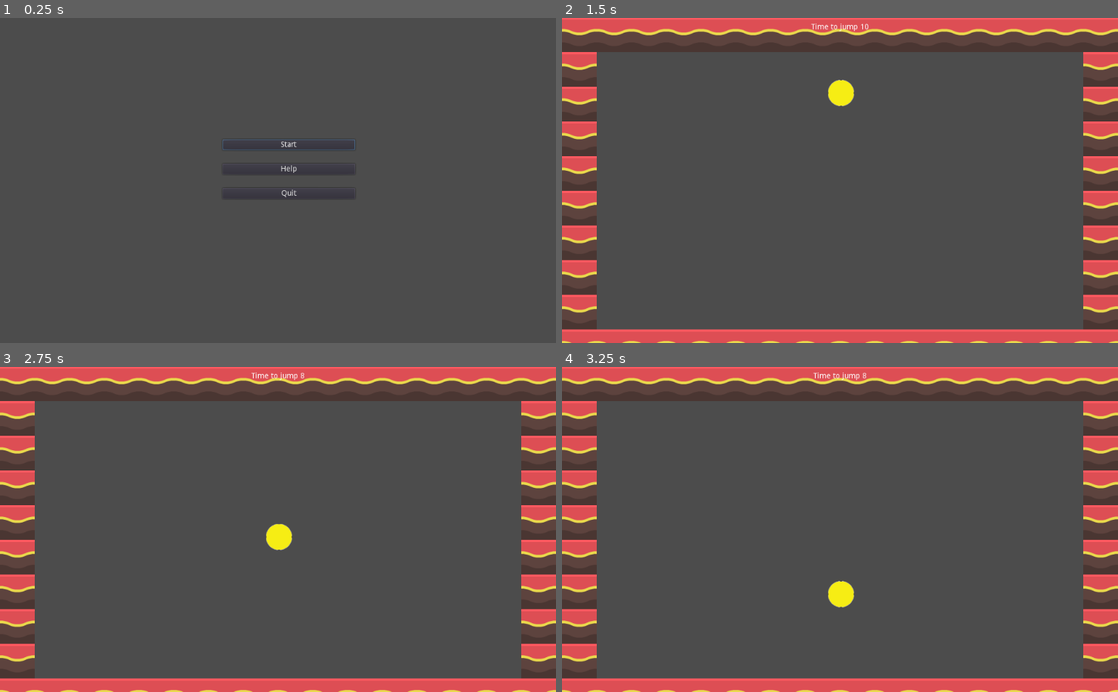
Above: before the commit, frames 1-4 (two rows, left to right).
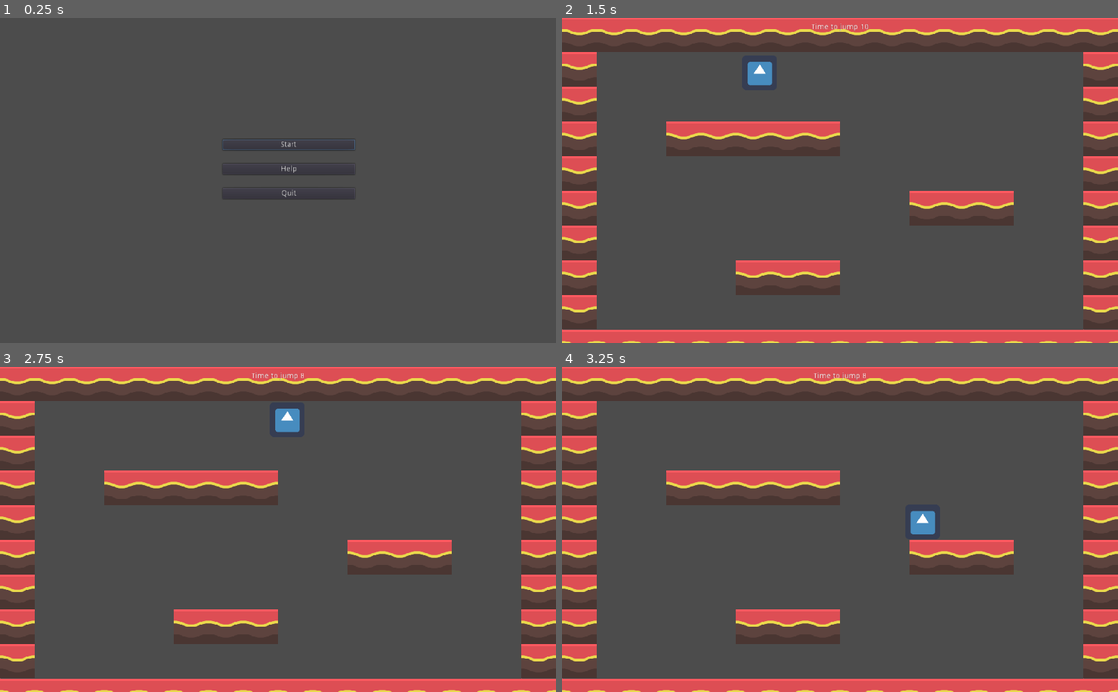
Above: after the commit, the same moments.

Repository: DanCorder/LudumDare51
Game: Godot game, scene res://Menu.tscn
Same seed, same stepped clock (60 frames per second), same inputs: the game is played once before the commit and once after it. The engine's default icon, where the game draws it, is replaced by a stand-in: a white triangle on a blue panel in a dark square.
Inputs:
- Up to frame 1 (0.25 s): no input
- Up to frame 2 (1.5 s): click "Start" at 0.5 s; hold D (move_right, bound only after the commit) from 1.28 s (still down); hold Space (jump, bound only after the commit) from 1.28 s (still down)
- Up to frame 3 (2.75 s): release D (move_right, bound only after the commit) at 2.03 s; release Space (jump, bound only after the commit) at 2.03 s; hold S (move_down, bound only after the commit) from 2.03 s (still down); tap Space (jump, bound only after the commit) at 2.1, 2.27, 2.57 s
- Up to frame 4 (3.25 s): release S (move_down, bound only after the commit) at 2.78 s; hold D (move_right, bound only after the commit) from 2.78 s (still down); hold Space (jump, bound only after the commit) from 2.78 s (still down)

The runs differ from the first frame. In frame 1, less than 0.1% of the frame differs, in the area x 43-61%, y 38-55%; in frame 2, 6.6%, in the area x 0-100%, y 1-100%; in frame 3, 6.5%; in frame 4, 6.5%.

Commit message:
Character Controller

Diff:
--- /dev/null
+++ b/CharacterController.gd
@@ -0,0 +1,125 @@
+extends Sprite
+
+const GRAVITY = 1000;
+const FALLING_MUTIPLIER = 1.25;
+const FAST_FALL_MULTIPLIER = 2; # Not holding jump
+const HYPER_FALL_MULTIPLIER = 1.25; # Holding down
+const SHORT_HOP_MULTIPLIER = 0.7;
+const MAX_FALL_SPEED = 1500.0;
+
+const JUMP_HEIGHT = 200.0;
+const JUMP_VELOCITY = -sqrt(2.0 * GRAVITY * JUMP_HEIGHT);
+const RUN_ACCELERATION = 20000
+const WALK_SPEED = 300.0;
+const JUMP_BUFFER_DURATION = 0.1;
+const COYOTE_BUFFER_DURATION = 0.05;
+
+var velocity = Vector2.ZERO;
+
+var jump_buffered = false;
+var jump_buffered_timer = 0.0;
+var coyote_timer = 0.0;
+
+var tile_shape;
+var collidable_container;
+
+func _ready():
+	collidable_container = get_parent().get_node("level1");
+	tile_shape = collidable_container.shape_owner_get_shape(0, 0);
+
+func is_colliding_with_collidable():
+	for tilemap in collidable_container.get_children():
+		for tile_pos in tilemap.get_used_cells():
+			if get_child(0).shape.collide(transform, tile_shape, Transform2D(0.0, tile_pos * tilemap.cell_size)):
+				return true;
+
+	return false;
+
+func is_grounded():
+	for tilemap in collidable_container.get_children():
+		for tile_pos in tilemap.get_used_cells():
+			if get_child(0).shape.collide_with_motion(transform, Vector2.DOWN, tile_shape, Transform2D(0.0, tile_pos * tilemap.cell_size), Vector2.ZERO):
+				coyote_timer = COYOTE_BUFFER_DURATION;
+				return true
+
+	if coyote_timer > 0.0:
+		return true;
+
+	return false
+
+func _process(delta):
+	# Set velocity
+	var direction = sign(Input.get_action_strength("move_right") - Input.get_action_strength("move_left"))
+	var jump_pressed = Input.is_action_just_pressed("jump")
+	var jump_released = Input.is_action_just_released("jump")
+	var grounded = is_grounded();
+
+	coyote_timer = max(coyote_timer - delta, 0.0);
+	jump_buffered_timer = max(jump_buffered_timer - delta, 0.0);
+	if jump_pressed || jump_buffered:
+		if grounded && (jump_pressed || jump_buffered_timer > 0.0):
+			velocity.y = JUMP_VELOCITY;
+
+			jump_buffered = false;
+			jump_buffered_timer = 0.0;
+			coyote_timer = 0.0;
+		elif !jump_buffered:
+			jump_buffered = true;
+			jump_buffered_timer = JUMP_BUFFER_DURATION;
+	elif jump_released:
+		velocity.y *= SHORT_HOP_MULTIPLIER;
+
+	if direction == 0:
+		velocity.x = move_toward(velocity.x, WALK_SPEED * direction, RUN_ACCELERATION* 4 * delta)
+	else:
+		velocity.x = move_toward(velocity.x, WALK_SPEED * direction, RUN_ACCELERATION * delta)
+	if !grounded:
+		handle_falling(!Input.is_action_pressed("jump"), Input.is_action_pressed("move_down"), delta);
+
+
+	# Move player
+	update();
+	move_integer_x(velocity.x * delta);
+	move_integer_y(velocity.y * delta);
+
+func handle_falling(fast_fall, hyper_fall, delta):
+	var applied_gravity = GRAVITY;
+	if velocity.y > 0:
+		applied_gravity *= FALLING_MUTIPLIER;
+	if fast_fall:
+		applied_gravity *= FAST_FALL_MULTIPLIER;
+	if hyper_fall:
+		applied_gravity *= HYPER_FALL_MULTIPLIER;
+
+	velocity.y = move_toward(velocity.y, MAX_FALL_SPEED, applied_gravity * delta);
+
+var remainder = Vector2.ZERO;
+func move_integer_x(delta_x):
+	remainder.x += delta_x;
+	var move = round(remainder.x);
+	remainder.x -= move;
+
+	var step = sign(move);
+	while(move != 0):
+		global_position.x += step;
+		move -= step;
+
+		if is_colliding_with_collidable():
+			global_position.x -= step;
+			velocity.x = 0
+			break;
+
+func move_integer_y(delta_y):
+	remainder.y += delta_y;
+	var move = round(remainder.y);
+	remainder.y -= move;
+
+	var step = sign(move);
+	while(move != 0):
+		global_position.y += step;
+		move -= step;
+
+		if is_colliding_with_collidable():
+			global_position.y -= step;
+			velocity.y = 0
+			break;
--- a/ball.tscn
+++ /dev/null
@@ -1,16 +0,0 @@
-[gd_scene load_steps=3 format=2]
-
-[ext_resource path="res://circle.png" type="Texture" id=1]
-
-[sub_resource type="CircleShape2D" id=1]
-radius = 25.0
-
-[node name="RigidBody2D" type="RigidBody2D"]
-
-[node name="Sprite" type="Sprite" parent="."]
-position = Vector2( -0.124998, -0.25 )
-scale = Vector2( 0.753906, 0.757813 )
-texture = ExtResource( 1 )
-
-[node name="CollisionShape2D" type="CollisionShape2D" parent="."]
-shape = SubResource( 1 )
--- a/fullmap.gd
+++ b/fullmap.gd
@@ -23,10 +23,10 @@
 		if (happyLand):
 			$SadCamera.make_current()
 			happyLand = false
-			$Ball.global_position.y += mapOffset
+			$Player.global_position.y += mapOffset
 		else:
 			$HappyCamera.make_current()
 			happyLand = true
-			$Ball.global_position.y -= mapOffset
+			$Player.global_position.y -= mapOffset
 
 	emit_signal("timeUpdate", secondsBetweenSwitching - secondsOnCurrentLevel)
--- a/fullmap.tscn
+++ b/fullmap.tscn
@@ -1,9 +1,13 @@
-[gd_scene load_steps=5 format=2]
+[gd_scene load_steps=7 format=2]
 
 [ext_resource path="res://level1.tscn" type="PackedScene" id=1]
 [ext_resource path="res://gameUi.tscn" type="PackedScene" id=2]
-[ext_resource path="res://ball.tscn" type="PackedScene" id=3]
 [ext_resource path="res://fullmap.gd" type="Script" id=4]
+[ext_resource path="res://icon.png" type="Texture" id=5]
+[ext_resource path="res://CharacterController.gd" type="Script" id=6]
+
+[sub_resource type="RectangleShape2D" id=1]
+extents = Vector2( 32, 32 )
 
 [node name="Node2D" type="Node2D"]
 script = ExtResource( 4 )
@@ -19,13 +23,18 @@
 
 [node name="level1" parent="." instance=ExtResource( 1 )]
 
-[node name="Ball" parent="." instance=ExtResource( 3 )]
-position = Vector2( 514, 99 )
-
 [node name="CanvasLayer" type="CanvasLayer" parent="."]
 
 [node name="Gui" parent="CanvasLayer" instance=ExtResource( 2 )]
 
+[node name="Player" type="Sprite" parent="."]
+position = Vector2( 304, 135 )
+texture = ExtResource( 5 )
+script = ExtResource( 6 )
+
+[node name="CollisionShape2D" type="CollisionShape2D" parent="Player"]
+shape = SubResource( 1 )
+
 [connection signal="timeUpdate" from="." to="CanvasLayer/Gui" method="_on_Node2D_timeUpdate"]
 [connection signal="timeout" from="LevelSwitchTimer" to="." method="_on_LevelSwitchTimer_timeout"]
 [connection signal="timeout" from="LevelSwitchTimer" to="CanvasLayer/Gui" method="_on_LevelSwitchTimer_timeout"]
--- a/level1.tscn
+++ b/level1.tscn
@@ -294,14 +294,16 @@
 } ]
 0/z_index = 0
 
-[node name="level1" type="Node2D"]
+[node name="level1" type="Area2D"]
 
 [node name="Happy" type="TileMap" parent="."]
 tile_set = SubResource( 13 )
+collision_use_parent = true
 format = 1
-tile_data = PoolIntArray( 0, 2, 0, 1, 2, 0, 2, 2, 0, 3, 2, 0 …(148 unchanged characters)… , 2, 0, 131087, 2, 0, 196608, 2, 0, 196623, 2, 0, 262144, 2, 0, 262159, 2, 0, 327680, 2, 0, 327695, 2, 0, 393216, 2, 0, 393231, 2, 0, 458752, 2, 0, 458767, 2, 0, 524288, 2, 0, 5243 …(234 unchanged characters)…
+tile_data = PoolIntArray( 0, 2, 0, 1, 2, 0, 2, 2, 0, 3, 2, 0 …(148 unchanged characters)… , 2, 0, 131087, 2, 0, 196608, 2, 0, 196611, 2, 0, 196612, 2, 0, 196613, 2, 0, 196614, 2, 0, 196615, 2, 0, 196623, 2, 0, 262144, 2, 0, 262159, 2, 0, 327680, 2, 0, 327690, 2, 0, 327691, 2, 0, 327692, 2, 0, 327695, 2, 0, 393216, 2, 0, 393231, 2, 0, 458752, 2, 0, 458757, 2, 0, 458758, 2, 0, 458759, 2, 0, 458767, 2, 0, 524288, 2, 0, 5243 …(234 unchanged characters)…
 
 [node name="Sad" type="TileMap" parent="."]
 tile_set = SubResource( 14 )
+collision_use_parent = true
 format = 1
-tile_data = PoolIntArray( 720896, 0, 0, 720897, 0, 0, 720898 …(312 unchanged characters)… , 0, 1048591, 0, 0, 1114112, 0, 0, 1114127, 0, 0, 1179648, 0, 0, 1179663, 0, 0,  …(270 unchanged characters)…
+tile_data = PoolIntArray( 720896, 0, 0, 720897, 0, 0, 720898 …(312 unchanged characters)… , 0, 1048591, 0, 0, 1114112, 0, 0, 1114113, 0, 0, 1114114, 0, 0, 1114115, 0, 0, 1114116, 0, 0, 1114117, 0, 0, 1114127, 0, 0, 1179648, 0, 0, 1179663, 0, 0,  …(270 unchanged characters)…
--- a/project.godot
+++ b/project.godot
@@ -14,9 +14,37 @@
 run/main_scene="res://Menu.tscn"
 config/icon="res://icon.png"
 
+[display]
+
+window/stretch/mode="2d"
+window/stretch/aspect="keep"
+
 [gui]
 
 common/drop_mouse_on_gui_input_disabled=true
+
+[input]
+
+move_left={
+"deadzone": 0.5,
+"events": [ Object(InputEventKey,"resource_local_to_scene":false,"resource_name":"","device":0,"alt":false,"shift":false,"control":false,"meta":false,"command":false,"pressed":false,"scancode":0,"physical_scancode":65,"unicode":0,"echo":false,"script":null)
+ ]
+}
+move_right={
+"deadzone": 0.5,
+"events": [ Object(InputEventKey,"resource_local_to_scene":false,"resource_name":"","device":0,"alt":false,"shift":false,"control":false,"meta":false,"command":false,"pressed":false,"scancode":0,"physical_scancode":68,"unicode":0,"echo":false,"script":null)
+ ]
+}
+jump={
+"deadzone": 0.5,
+"events": [ Object(InputEventKey,"resource_local_to_scene":false,"resource_name":"","device":0,"alt":false,"shift":false,"control":false,"meta":false,"command":false,"pressed":false,"scancode":0,"physical_scancode":32,"unicode":0,"echo":false,"script":null)
+ ]
+}
+move_down={
+"deadzone": 0.5,
+"events": [ Object(InputEventKey,"resource_local_to_scene":false,"resource_name":"","device":0,"alt":false,"shift":false,"control":false,"meta":false,"command":false,"pressed":false,"scancode":0,"physical_scancode":83,"unicode":0,"echo":false,"script":null)
+ ]
+}
 
 [physics]
 
Binary file removed: circle.png
